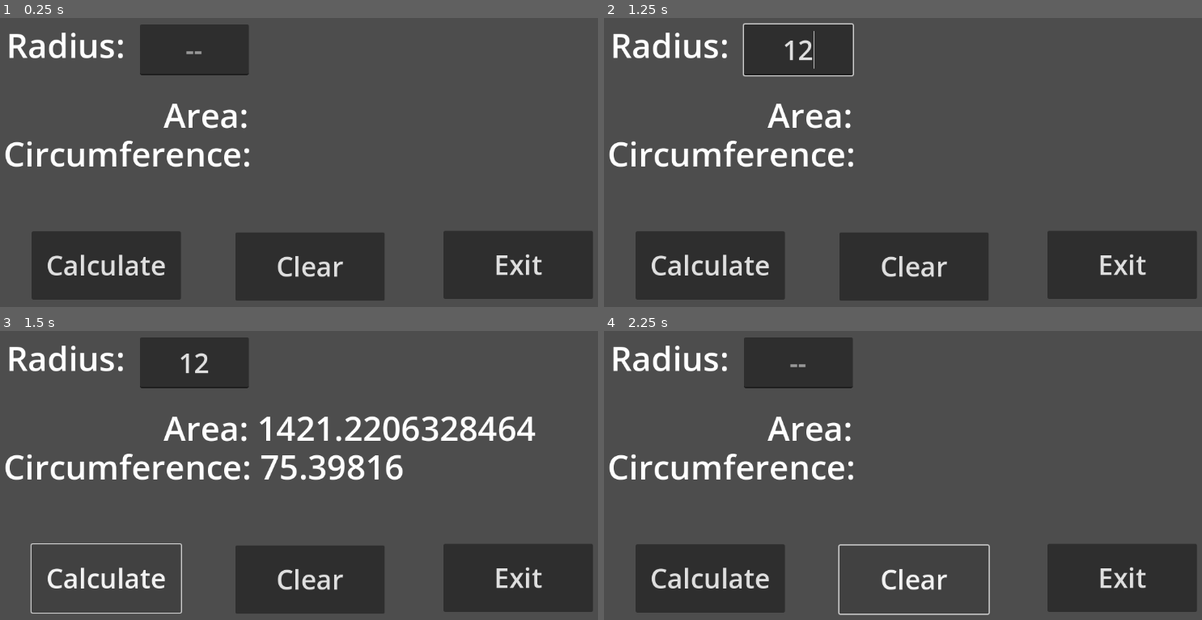
Above: before the commit, frames 1-4 (two rows, left to right).
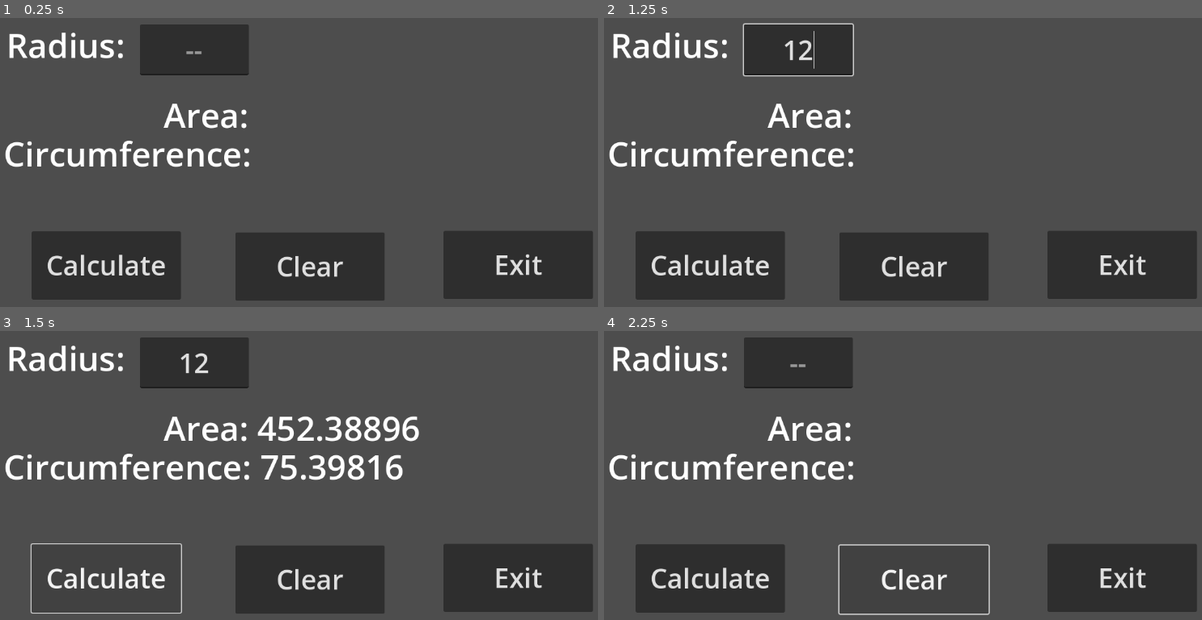
Above: after the commit, the same moments.

Repository: janssen-r/game-design-1
Game: Godot game, scene res://LangDocs/prog_54c.tscn
Two runs of this game, one before a commit and one after it. Both use one fixed random seed, a clock stepped at 60 frames per second and the inputs below. The project has no main scene, so this scene is started directly.
Inputs (mouse positions are in pixels of both pictures, inside the frame that each line leads up to):
- Up to frame 1 (0.25 s): no input
- Up to frame 2 (1.25 s): click (801, 49) at 0.52 s; type "12" at 0.6 s
- Up to frame 3 (1.5 s): click "Calculate" at 1.25 s
- Up to frame 4 (2.25 s): click "Clear" at 2 s

Frames 1-2 are identical in both runs. In frame 3, 1.6% of the frame differs, in the area x 43-90%, y 29-39%; in frame 4, nothing differs.

Commit message:
Update 9/9

Diff:
--- a/LangDocs/prog_54c.gd
+++ b/LangDocs/prog_54c.gd
@@ -3,8 +3,8 @@
 func _on_btn_calc_pressed() -> void:
 	const pi = float(3.14159)
 	var rad = float($txtRad.text)
-	var circum = float(2 * pi * rad)
-	var area = float((pi * rad)**2)
+	var circum = (2 * pi * rad)
+	var area = (pi * (rad**2))
 	$lblArea.text = "Area: " + str(area)
 	$lblCirc.text = "Circumference: " + str(circum)
 
